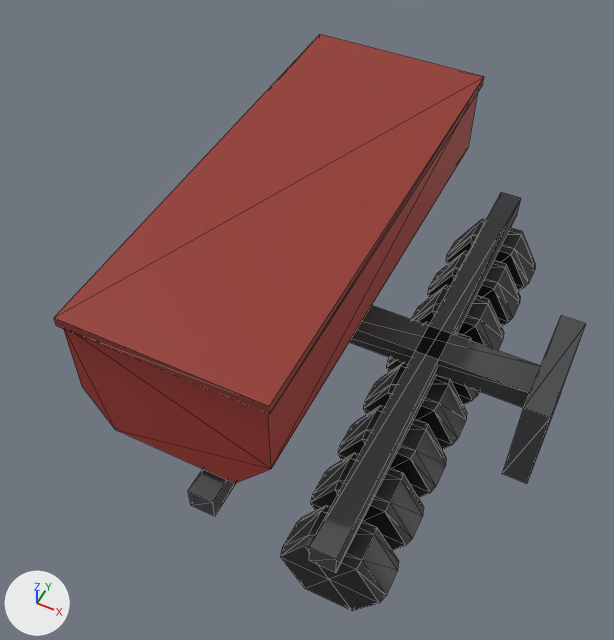
The glTF model Data/RideUK/Props/SM_Prop_farm_drill_0_LOD2.glb: old version first, new version second.
Rendered twice from a camera (50 mm lens) standing at (1.83, -4.44, 6.3) and looking at (-0.25, -0.28, 1.1). Arrows for +X, +Y and +Z are at lower left; the lights stay in place. The first picture is the older version. Mesh edges are drawn as thin lines. Vertices at exactly the same position are counted once.

Objects in the first picture: 'SM_Prop_farm_drill_0_LOD2'.
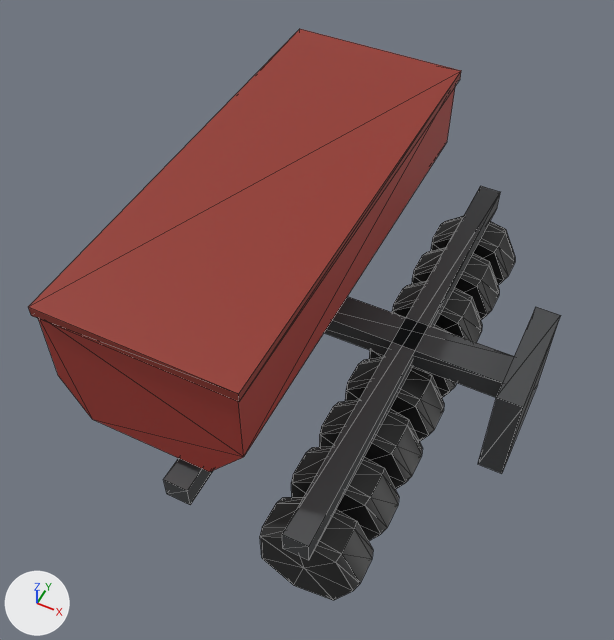
Patch to the scene script:
```diff
--- a/Data/RideUK/Props/SM_Prop_farm_drill_0_LOD2.glb.py
+++ b/Data/RideUK/Props/SM_Prop_farm_drill_0_LOD2.glb.py
@@ me_sm_prop_farm_drill_0_lod2 @@
 # used by ob_sm_prop_farm_drill_0_lod2; location = (0.0, 0.0, 0.0)
-me_sm_prop_farm_drill_0_lod2.from_pydata(...)  # 260 vertices, 464 faces; spans x -1.22..1.8, y -2.05..2.05, z 0.06..2.28
+me_sm_prop_farm_drill_0_lod2.from_pydata(...)  # 292 vertices, 528 faces; spans x -1.43..1.6, y -2.05..2.05, z 0.01..2.28
+# me_sm_prop_farm_drill_0_lod2 part 1: the loose piece of 8 vertices spanning x -1.22..0.32, y -1.92..1.92, z 2.2..2.28 is moved by (-0.2, 0.0, 0.0)
+# me_sm_prop_farm_drill_0_lod2 part 2: the loose piece of 12 vertices spanning x -1.2..0.3, y -1.9..1.9, z 1.15..2.2 is moved by (-0.2, 0.0, 0.0)
+# me_sm_prop_farm_drill_0_lod2 part 3: the loose piece of 8 vertices spanning x -0.6..1.6, y -0.15..0.15, z 0.85..1.05 is moved by (-0.2, 0.0, 0.0)
+# me_sm_prop_farm_drill_0_lod2 part 4: the loose piece of 26 vertices spanning x 0.33..1.17, y -1.93..-1.57, z 0.06..0.78 is rebuilt with 30 vertices and now spans x 0.17..0.97, y -1.93..-1.57, z 0.01..0.83
+# me_sm_prop_farm_drill_0_lod2 part 5: the loose piece of 26 vertices spanning x 0.33..1.17, y 0.57..0.93, z 0.06..0.78 is rebuilt with 30 vertices and now spans x 0.17..0.97, y 0.57..0.93, z 0.01..0.83
+# me_sm_prop_farm_drill_0_lod2 part 6: the loose piece of 26 vertices spanning x 0.33..1.17, y 0.07..0.43, z 0.06..0.78 is rebuilt with 30 vertices and now spans x 0.17..0.97, y 0.07..0.43, z 0.01..0.83
+# me_sm_prop_farm_drill_0_lod2 part 7: the loose piece of 26 vertices spanning x 0.33..1.17, y -0.43..-0.07, z 0.06..0.78 is rebuilt with 30 vertices and now spans x 0.17..0.97, y -0.43..-0.07, z 0.01..0.83
+# me_sm_prop_farm_drill_0_lod2 part 8: the loose piece of 26 vertices spanning x 0.33..1.17, y -0.93..-0.57, z 0.06..0.78 is rebuilt with 30 vertices and now spans x 0.17..0.97, y -0.93..-0.57, z 0.01..0.83
+# me_sm_prop_farm_drill_0_lod2 part 9: the loose piece of 26 vertices spanning x 0.33..1.17, y 1.57..1.93, z 0.06..0.78 is rebuilt with 30 vertices and now spans x 0.17..0.97, y 1.57..1.93, z 0.01..0.83
+# me_sm_prop_farm_drill_0_lod2 part 10: the loose piece of 26 vertices spanning x 0.33..1.17, y -1.43..-1.07, z 0.06..0.78 is rebuilt with 30 vertices and now spans x 0.17..0.97, y -1.43..-1.07, z 0.01..0.83
+# me_sm_prop_farm_drill_0_lod2 part 11: the loose piece of 26 vertices spanning x 0.33..1.17, y 1.07..1.43, z 0.06..0.78 is rebuilt with 30 vertices and now spans x 0.17..0.97, y 1.07..1.43, z 0.01..0.83
+# me_sm_prop_farm_drill_0_lod2 part 12
+# 12 vertices are removed from x -0.1..1.8, y -2.05..2.05, z 0.4..1.3
+# 36 faces are deleted
+# 12 new vertices lie (-0.2, 0.0, 0.0) away from vertices in x -0.3..1.6, y -2.05..2.05, z 0.4..1.3
+# 36 new faces join them
 me_sm_prop_farm_drill_0_lod2.materials.append(mat_defaultmaterial)
```

Location of each change, (x1, y1, x2, y2) in pixels of the pictures (614 x 640 px; the box of a moved part takes in the faces that stretch with it):
'SM_Prop_farm_drill_0_LOD2', reshaped
    before: (54, 34, 586, 611)
    after: (28, 29, 560, 600)
part 1 of me_sm_prop_farm_drill_0_lod2, moved or reshaped
    before: (54, 34, 484, 414)
    after: (28, 29, 461, 402)
part 2 of me_sm_prop_farm_drill_0_lod2, moved or reshaped
    before: (64, 93, 478, 483)
    after: (38, 87, 455, 472)
part 3 of me_sm_prop_farm_drill_0_lod2, moved or reshaped
    before: (349, 305, 540, 408)
    after: (324, 296, 514, 397)
part 4 of me_sm_prop_farm_drill_0_lod2, rebuilt
    before: (280, 505, 399, 611)
    after: (260, 497, 373, 600)
part 5 of me_sm_prop_farm_drill_0_lod2, rebuilt (6% shorter)
    before: (411, 285, 504, 350)
    after: (392, 281, 482, 342)
part 6 of me_sm_prop_farm_drill_0_lod2, rebuilt
    before: (386, 322, 479, 405)
    after: (369, 325, 457, 398)
part 7 of me_sm_prop_farm_drill_0_lod2, rebuilt
    before: (363, 363, 467, 450)
    after: (345, 357, 444, 442)
part 8 of me_sm_prop_farm_drill_0_lod2, rebuilt
    before: (338, 406, 446, 498)
    after: (320, 399, 423, 489)
part 9 of me_sm_prop_farm_drill_0_lod2, rebuilt
    before: (446, 219, 535, 291)
    after: (431, 216, 515, 285)
part 10 of me_sm_prop_farm_drill_0_lod2, rebuilt
    before: (311, 453, 424, 550)
    after: (291, 446, 399, 541)
part 11 of me_sm_prop_farm_drill_0_lod2, rebuilt (6% narrower)
    before: (427, 251, 520, 327)
    after: (412, 247, 499, 320)
part 12 of me_sm_prop_farm_drill_0_lod2, moved or reshaped
    before: (188, 192, 586, 573)
    after: (163, 186, 560, 560)
